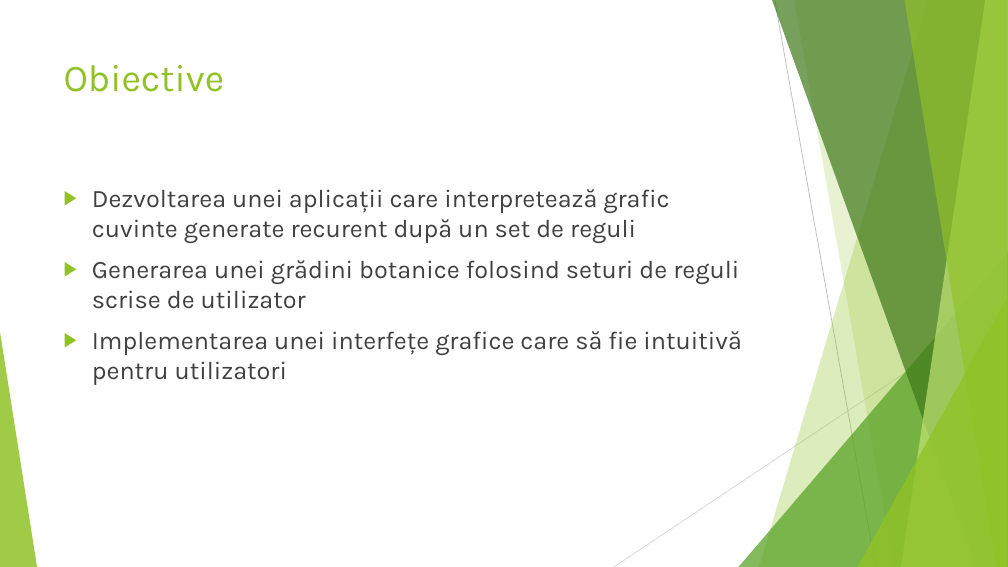
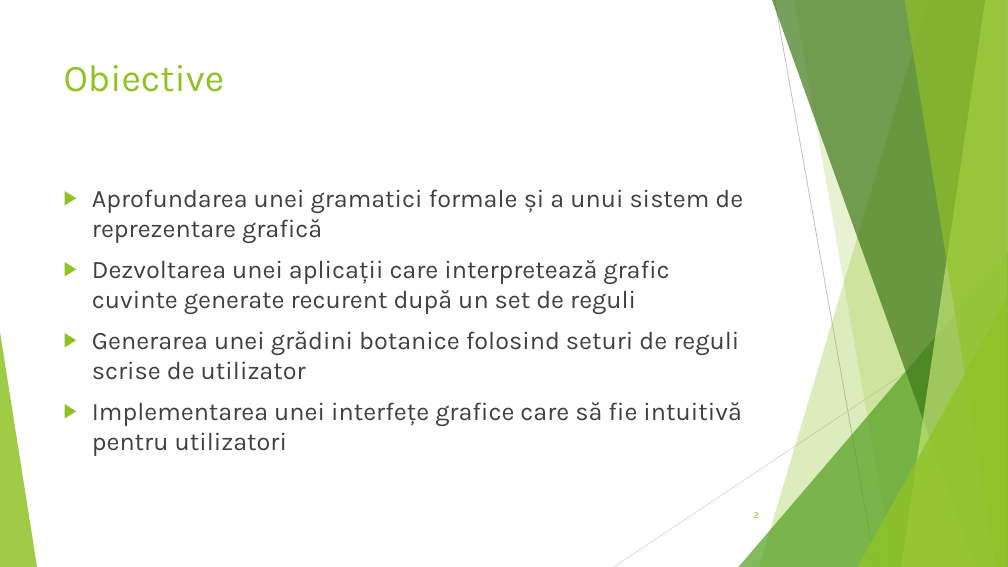
Before and after one commit to norbertilies/vegetation-sim, a slide deck: slide 2 of Prezentare.pptx. Drawn at 1008x567 pixels with LibreOffice and Linux fonts; fonts in the diff are those of the drawing. Boxes give left, top, right and bottom in pixels: in the first picture for what was removed or moved away, otherwise in the second. Text is boxed around its words. In the diff, an @@ line names an element or a change of style, - is before the commit and + after.

Commit message:
final commit

```diff
--- a/Prezentare.pptx
+++ b/Prezentare.pptx
@@ text at (92, 189, 743, 243): paragraph added @@
+▶ Aprofundarea unei gramatici formale și a unui sistem de reprezentare grafică
@@ page number added at (754, 512, 759, 518), 9 pt, text #90C226 @@
+2
```
Also in this commit, not shown: 10 other slides changed.
